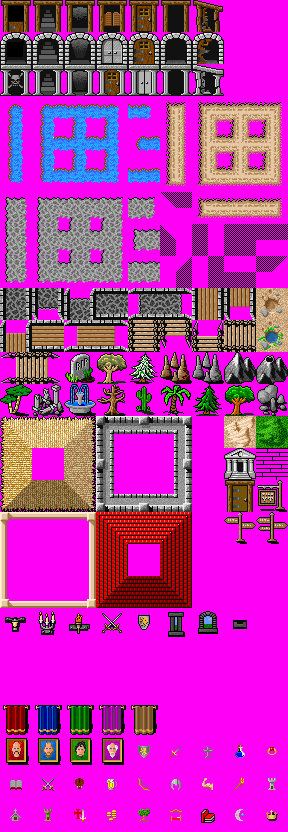
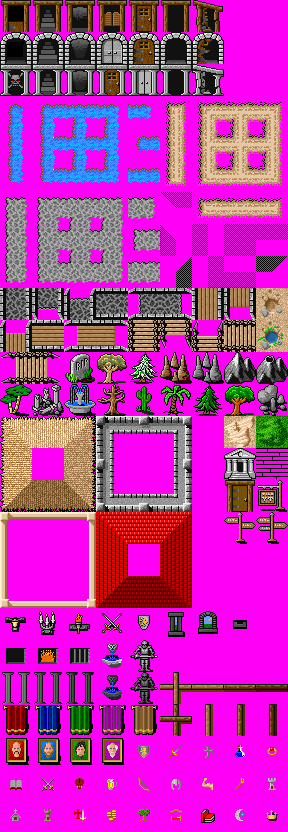
Layered file, before and after one edit (288 x 832). Changes by layer:
painted on "Background" over (x1=2, y1=640, x2=288, y2=736)
